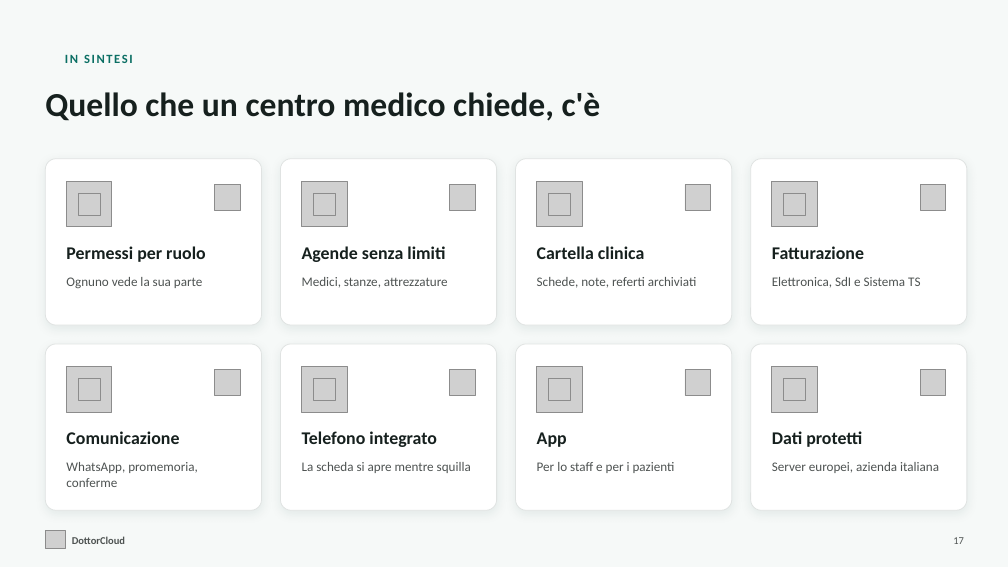
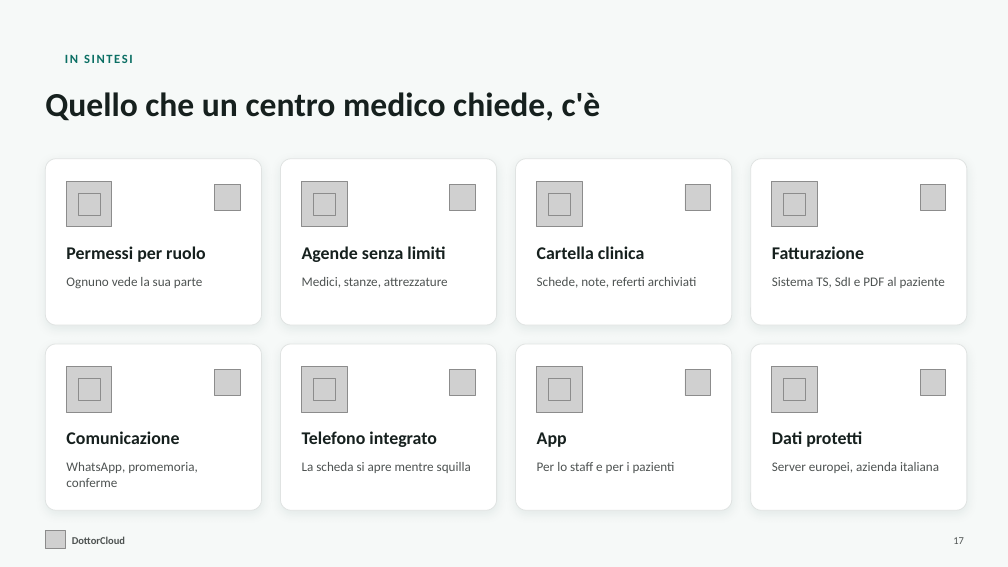
Before and after one commit to Npm2-Solutions/crm-mm, a slide deck: slide 17 of brand/presentazione/DottorCloud.pptx. Drawn at 1008x567 pixels with LibreOffice and Linux fonts; fonts in the diff are those of the drawing; grey boxes stand for pictures; background and template pictures are left out. Boxes give left, top, right and bottom in pixels: in the first picture for what was removed or moved away, otherwise in the second. Text is boxed around its words. In the diff, an @@ line names an element or a change of style, - is before the commit and + after.

```diff
--- a/brand/presentazione/DottorCloud.pptx
+++ b/brand/presentazione/DottorCloud.pptx
@@ text at <box>772,277,945,288</box>: text changed @@
-Elettronica, SdI e Sistema TS
+Sistema TS, SdI e PDF al paziente
```
Also in this commit, not shown: 1 other slide changed, 5 other files.
